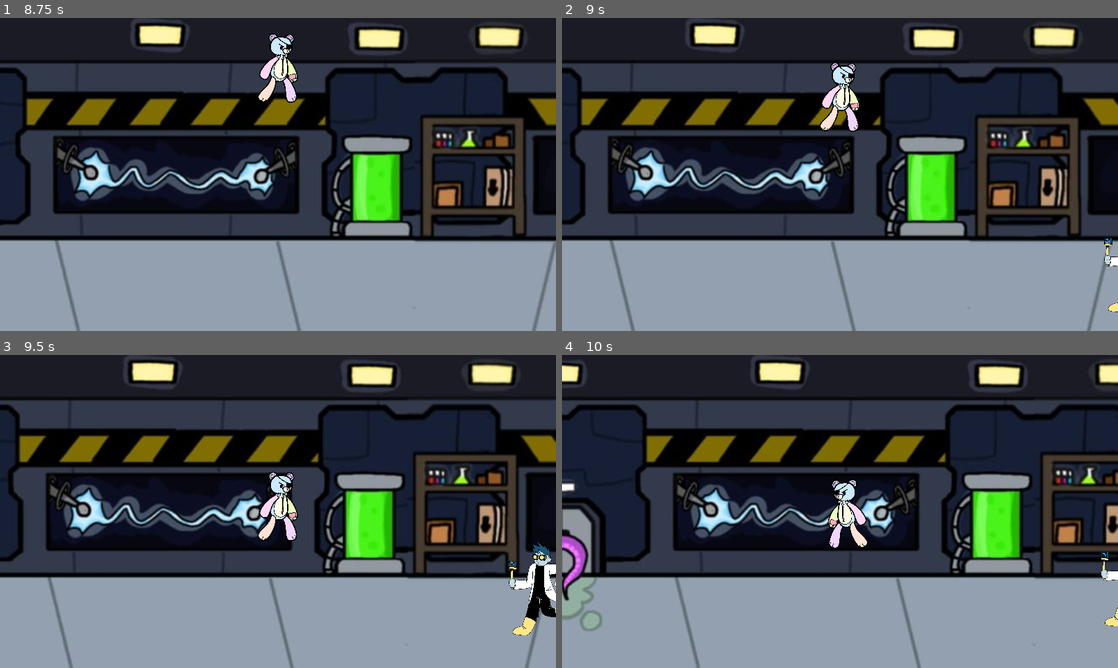
Above: before the commit, frames 1-4 (two rows, left to right).
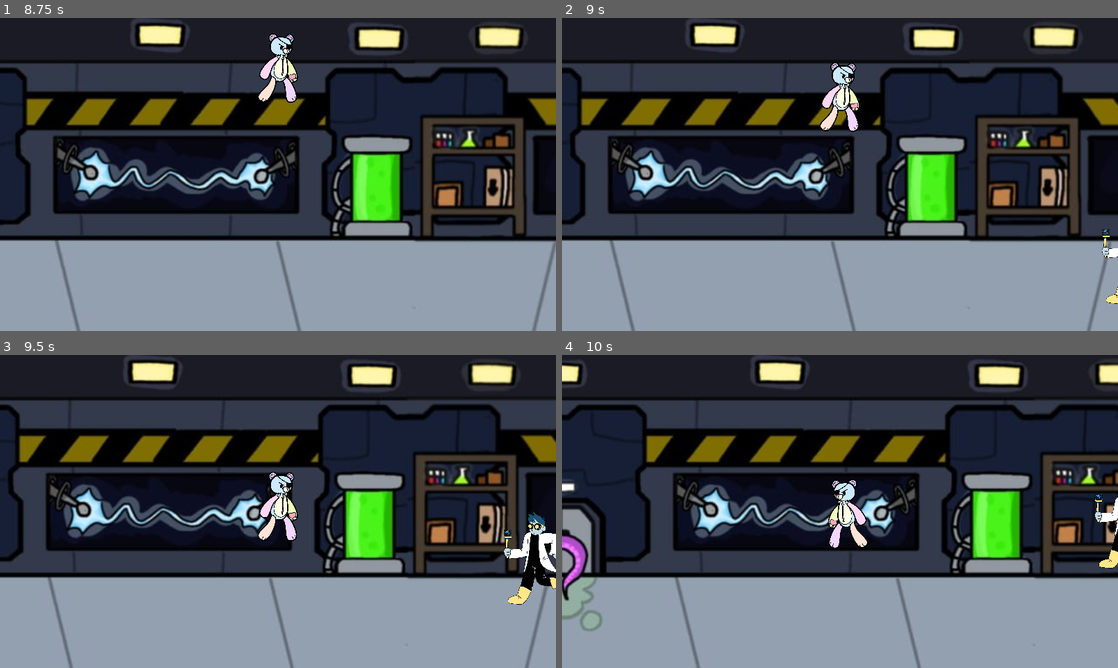
Above: after the commit, the same moments.

Repository: IsaacoHamsto/runawaybeargame
Game: Godot game, scene res://Scenes/Main.tscn
The game is run twice, just before and just after one commit, with the same random seed, the same clock (stepped at 60 frames per second) and the same inputs.
Inputs:
- Up to frame 1 (8.75 s): click "JOGAR" at 0.5 s; tap Enter at 1.25 s; hold Up (ui_up) 1.28-2.78 s; hold Left (ui_left) 2.78-4.28 s; tap Space at 4.25 s; hold Down (ui_down) 4.28-5.03 s; hold Right (ui_right) 5.03-5.78 s; hold Up (ui_up) 5.78-6.53 s; hold Right (ui_right) from 6.53 s (still down)
- Up to frame 2 (9 s): release Right (ui_right) at 8.78 s; hold Down (ui_down) from 8.78 s (still down)
- Up to frame 3 (9.5 s): keep holding Down (ui_down)
- Up to frame 4 (10 s): release Down (ui_down) at 9.53 s; hold Left (ui_left) from 9.53 s (still down)

Frame 1 is identical in both runs. In frame 2, 0.3% of the frame differs, in the area x 97-100%, y 67-94%; in frame 3, 1.8%, in the area x 90-100%, y 50-90%; in frame 4, 0.5%.

Commit message:
Adicionar constantes, aprimorar movimentação do inimigo

Diff:
--- a/Scenes/Main_character.tscn
+++ b/Scenes/Main_character.tscn
@@ -18,7 +18,7 @@
 radius = 32.0
 height = 64.0
 
-[node name="CharacterBody2D" type="CharacterBody2D"]
+[node name="Area2D" type="Area2D"]
 script = ExtResource("1_xlosw")
 
 [node name="AnimatedSprite2D" type="AnimatedSprite2D" parent="."]
@@ -36,3 +36,5 @@
 [node name="CollisionShape2D" type="CollisionShape2D" parent="."]
 position = Vector2(0, -64)
 shape = SubResource("CapsuleShape2D_xb1lw")
+
+[connection signal="body_entered" from="." to="." method="_on_body_entered"]
--- a/Scenes/enemy_scientist.tscn
+++ b/Scenes/enemy_scientist.tscn
@@ -18,7 +18,7 @@
 "speed": 5.0
 }]
 
-[node name="CharacterBody2D" type="CharacterBody2D"]
+[node name="EnemyBody2D" type="CharacterBody2D"]
 script = ExtResource("1_yn6ue")
 
 [node name="CollisionShape2D" type="CollisionShape2D" parent="."]
--- a/Scripts/Main_character.gd
+++ b/Scripts/Main_character.gd
@@ -1,7 +1,11 @@
-extends CharacterBody2D
+extends Area2D
+
+signal hit
 
 var SPEED = 300.0
 var screenSize = Vector2.ZERO
+var INITIAL_POSITION = Vector2(144, 624)
+var LEVEL_EXTENSION = 10
 
 func _ready():
 	screenSize = get_viewport_rect().size
@@ -21,9 +25,9 @@
 	if direction.length() > 0:
 		direction = direction.normalized()
 
-	velocity = Vector2.ONE*direction*SPEED
+	var velocity = Vector2.ONE*direction*SPEED
 	position += velocity*delta
-	position.x = clamp(position.x, 0, 10*screenSize.x)
+	position.x = clamp(position.x, 0, LEVEL_EXTENSION*screenSize.x)
 	position.y = clamp(position.y, 0, screenSize.y)
 
 	if direction.x != 0:
@@ -31,3 +35,11 @@
 
 func _on_start_game():
 	self.show()
+	position = INITIAL_POSITION
+
+
+func _on_body_entered(body):
+	print("Collided with ",body.name)
+	if body.name != "EnemyBody2D":
+		return
+	emit_signal("hit")
--- a/Scripts/enemy_scientist.gd
+++ b/Scripts/enemy_scientist.gd
@@ -7,7 +7,11 @@
 func _process(delta):
 	player = get_parent().get_node("Character")
 
+	position.y = move_toward(position.y, player.get("position").y, SPEED*delta)
 
-	position = position.move_toward(player.get("position")+Vector2.LEFT*RANGE, SPEED*delta)
+	if player.get("position").x < position.x:
+		position.x = move_toward(position.x, player.get("position").x+RANGE, SPEED*delta)
+	else:
+		position.x = move_toward(position.x, player.get("position").x-RANGE, SPEED*delta)
 
 	$AnimatedSprite2D.flip_h = player.get("position").x < position.x
